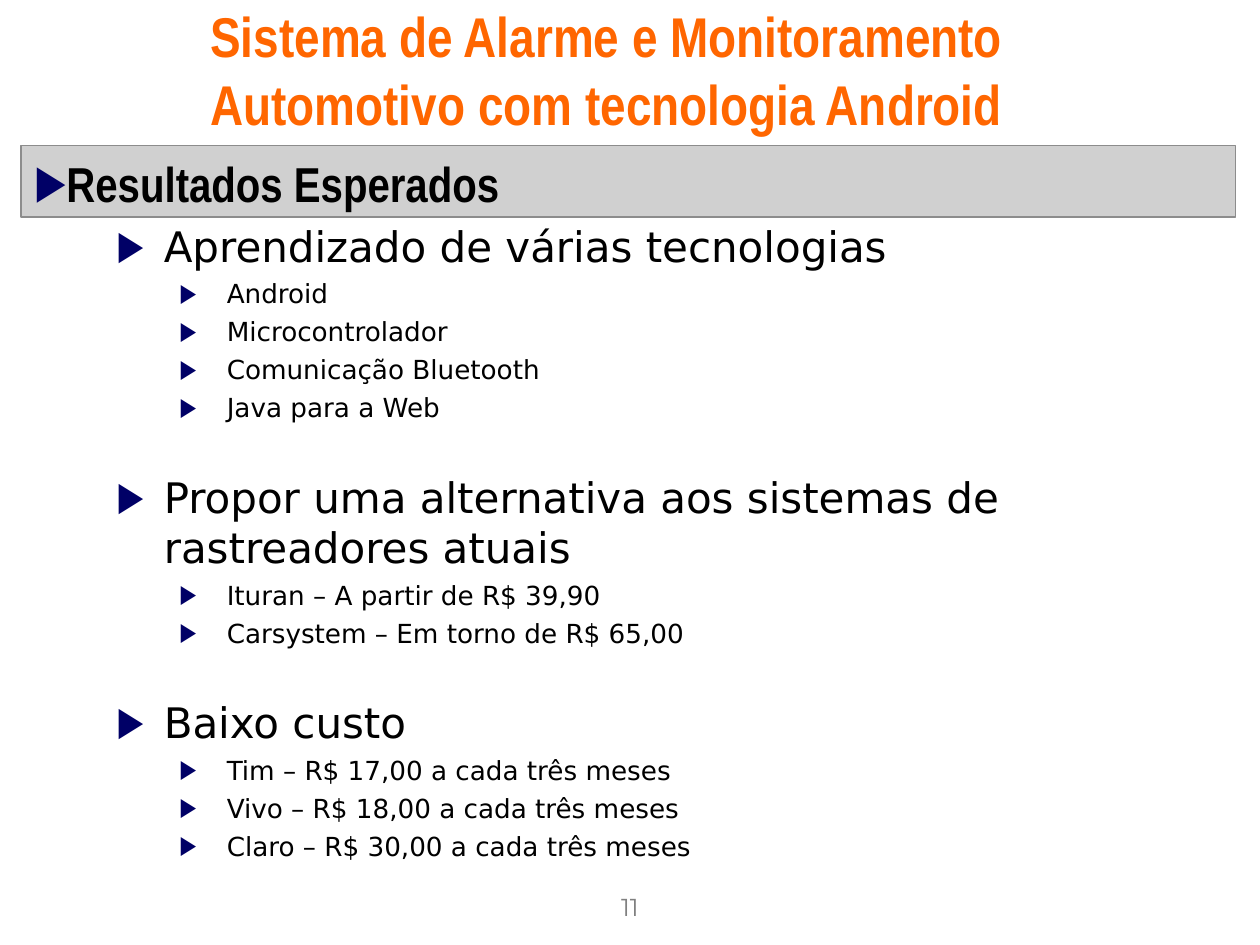
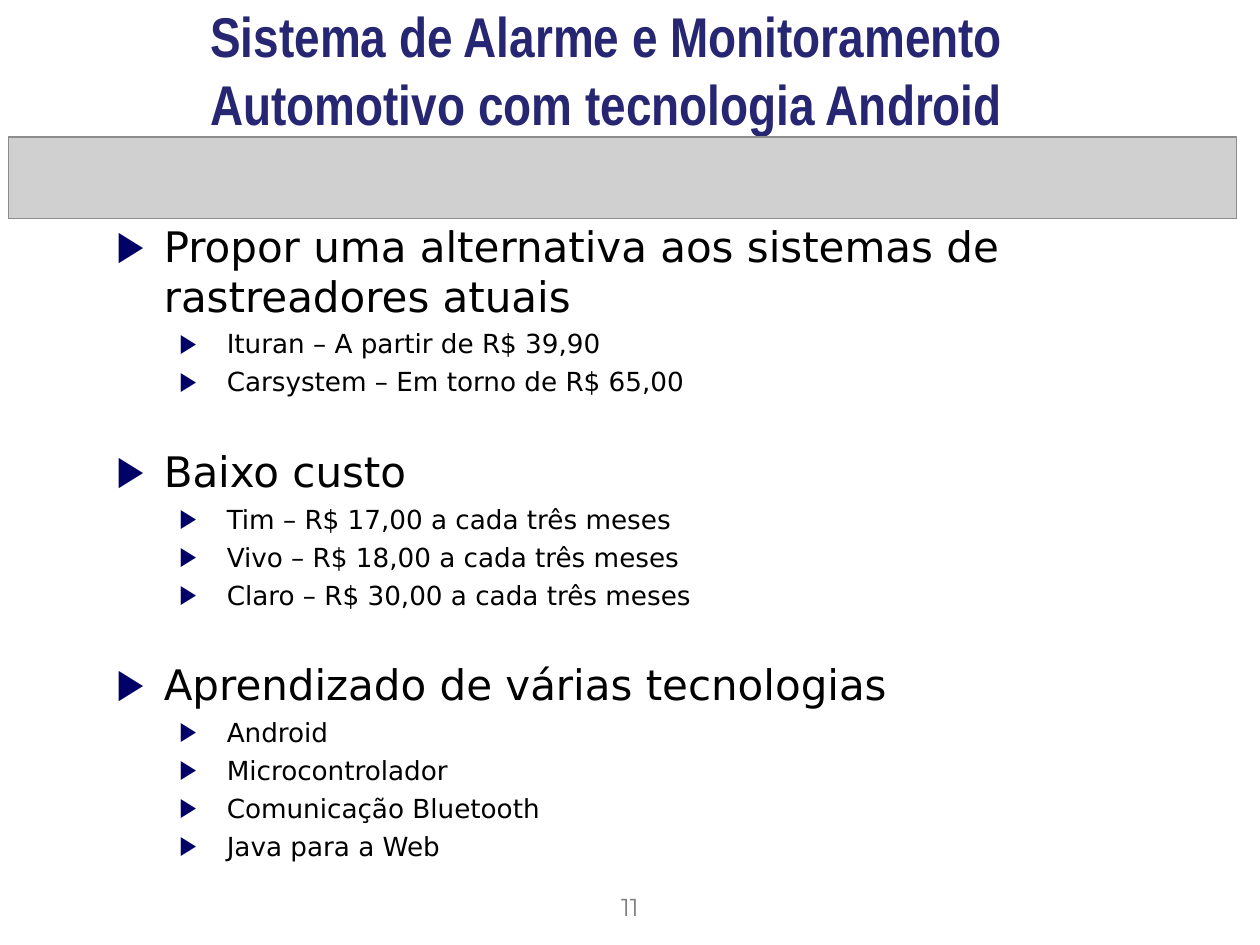
Before and after one commit to gabrielcedran/tcc-alarm-gsm, a slide deck: slide 11 of Docs/Apresentacao_padrao_Conic_2009.ppt. Drawn at 1260x945 pixels with LibreOffice and Linux fonts; fonts in the diff are those of the drawing; grey boxes stand for pictures; background and template pictures are left out. Boxes give left, top, right and bottom in pixels: in the first picture for what was removed or moved away, otherwise in the second. Text is boxed around its words. In the diff, an @@ line names an element or a change of style, - is before the commit and + after.

```diff
--- a/Docs/Apresentacao_padrao_Conic_2009.ppt
+++ b/Docs/Apresentacao_padrao_Conic_2009.ppt
@@ title "Sistema de Alarme e Monitoramento ..." at (210,16,1002,134): text colour #FF6600 to #262673 @@
@@ picture: place and size @@
-picture at (21,146,1236,218)
+picture at (9,137,1237,219)
@@ text removed at (66,166,499,211) @@
-▶ Resultados Esperados
@@ text at (164,228,887,423): paragraphs removed @@
-▶ Aprendizado de várias tecnologias
-  ▶ Android
-  ▶ Microcontrolador
-  ▶ Comunicação Bluetooth
-  ▶ Java para a Web
@@ text at (164,666,887,862): paragraphs added @@
+▶ Aprendizado de várias tecnologias
+  ▶ Android
+  ▶ Microcontrolador
+  ▶ Comunicação Bluetooth
+  ▶ Java para a Web
```
Also in this commit, not shown: 13 other slides changed.
